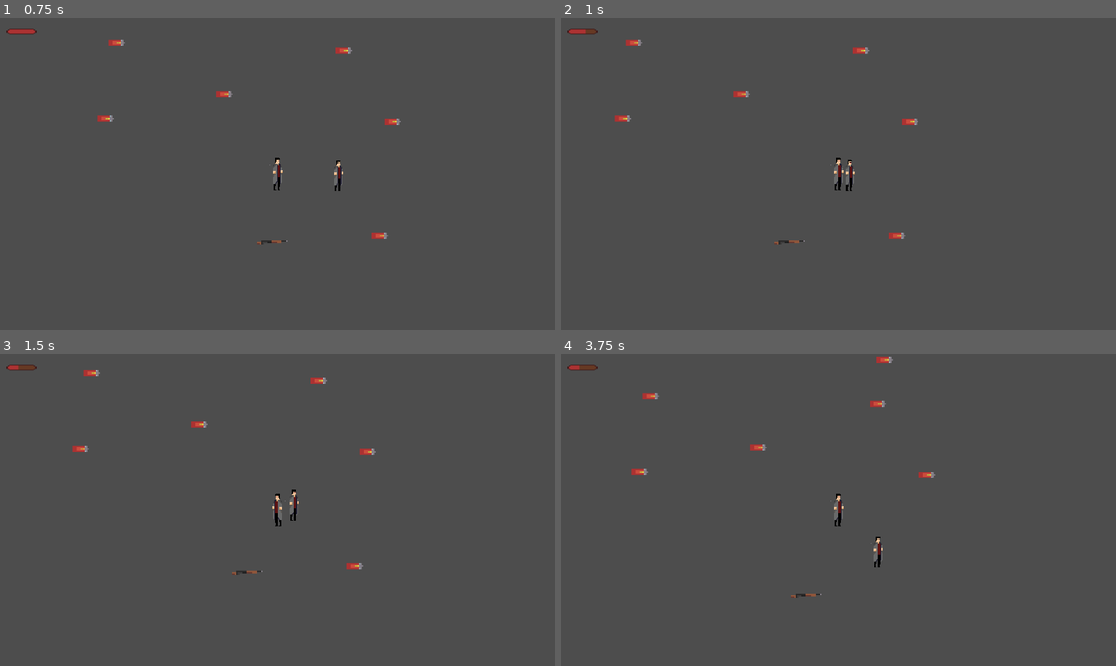
Above: before the commit, frames 1-4 (two rows, left to right).
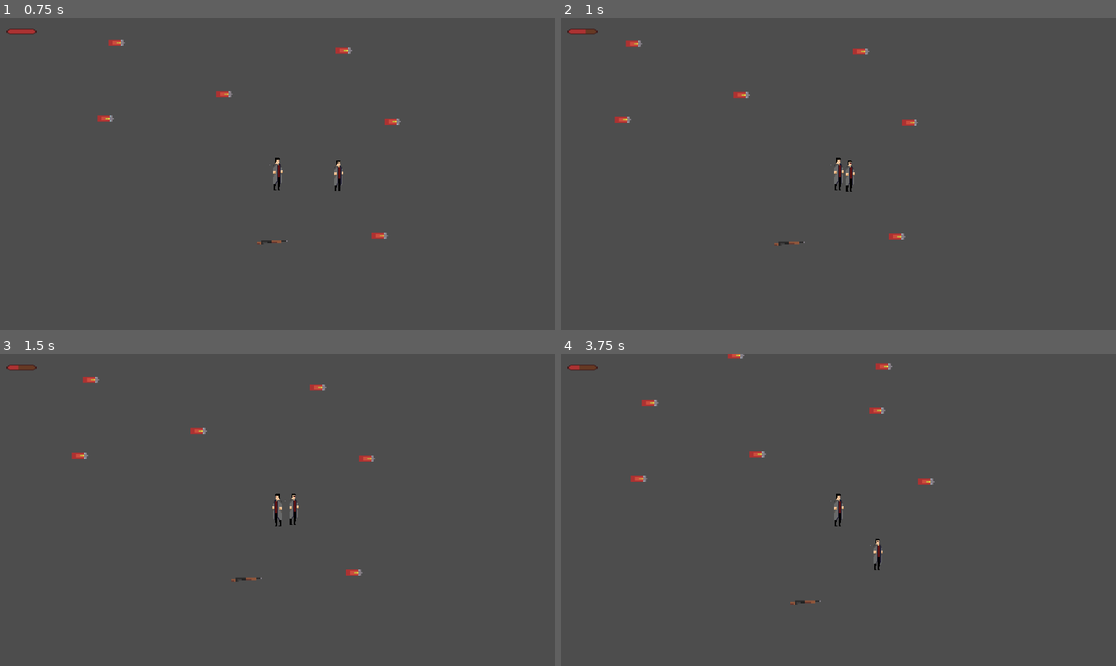
Above: after the commit, the same moments.

Repository: jawadnull/project_fire
Game: Godot game, scene res://Scenes/Main/Main.tscn
The game is run twice, just before and just after one commit, with the same random seed, the same clock (stepped at 60 frames per second) and the same inputs.
Inputs (mouse positions are in pixels of both pictures, inside the frame that each line leads up to):
- Up to frame 1 (0.75 s): tap Enter at 0.5 s; move the mouse to (399, 158) at 0.52 s; hold D (move_right) from 0.53 s (still down); tap Shift (dash) at 0.6 s
- Up to frame 2 (1 s): keep holding D (move_right)
- Up to frame 3 (1.5 s): move the mouse to (166, 525) at 1.27 s; release D (move_right) at 1.28 s; hold S (move_down) from 1.28 s (still down); tap F (pick_up) at 1.35 s
- Up to frame 4 (3.75 s): move the mouse to (894, 441) at 2.02 s; release S (move_down) at 2.03 s; press the mouse at (894, 441) at 2.03 s; hold D (move_right) 2.03-2.78 s; tap F (pick_up) at 2.75 s; move the mouse to (810, 572) at 2.77 s; release the mouse at (810, 572) at 2.78 s; hold W (move_up) 2.78-3.53 s; tap Q (switch_weapon) at 2.85 s; move the mouse to (1005, 556) at 3.52 s; hold A (move_left) from 3.53 s (still down); tap Shift (dash) at 3.6 s

Frame 1 is identical in both runs. In frame 2, 0.3% of the frame differs, in the area x 9-65%, y 6-74%; in frame 3, 0.8%; in frame 4, 0.9%, in the area x 12-68%, y 0-81%.

Commit message:
pre_alpha_0.3.5

Diff:
--- a/Scripts/Characters/player.gd
+++ b/Scripts/Characters/player.gd
@@ -184,11 +184,11 @@
 		apply_knockback(attacker_position)
 
 
-func apply_knockback(attacker_position):
-	knockback = -last_direction.normalized() * knockback_power
-	knockback_timer = 0.2
-	print("Knockback: ", knockback)  # Debug knockback vector
-
+func apply_knockback(attacker_position: Vector2):
+	# Calculate the direction from the attacker to the player
+	var knockback_direction = (global_position - attacker_position).normalized()
+	knockback = knockback_direction * knockback_power
+	knockback_timer = 0.2  # Set duration for knockback effect
 
 
 func _on_player_death():
--- a/Scripts/Enemis/walker.gd
+++ b/Scripts/Enemis/walker.gd
@@ -55,10 +55,10 @@
 
 
 func apply_knockback(attacker_position):
-	knockback = Vector2(0, -knockback_power) -attacker_position
-	knockback_timer = 0.2
-	print("Knockback: ", knockback)  # Debug knockback vector
-
+	# Calculate the direction from the attacker to the player
+	var knockback_direction = (global_position - attacker_position).normalized()
+	knockback = knockback_direction * knockback_power
+	knockback_timer = 0.2  # Set duration for knockback effect
 
 
 
--- a/Scripts/components/hurtBox.gd
+++ b/Scripts/components/hurtBox.gd
@@ -14,4 +14,4 @@
 		var hitbox = area as HitBox
 		print("bullet entered")
 		health.set_health(health.get_health() - hitbox.damage)
-		emit_signal("received_damage", hitbox.damage, global_position)
+		emit_signal("received_damage", hitbox.damage, area.global_position)
